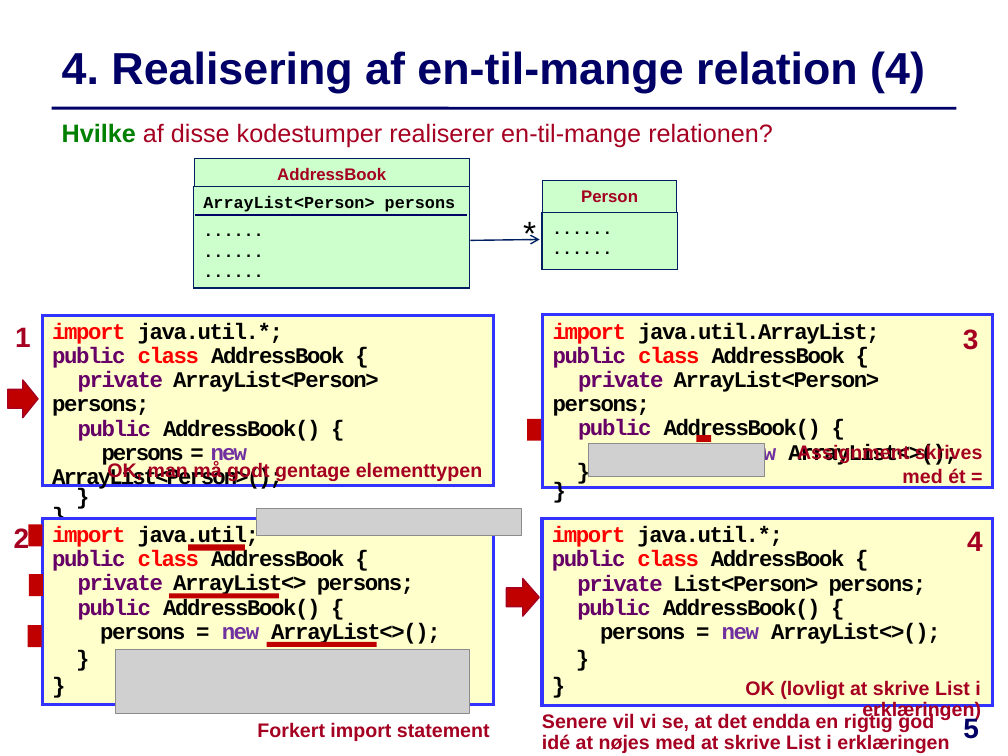
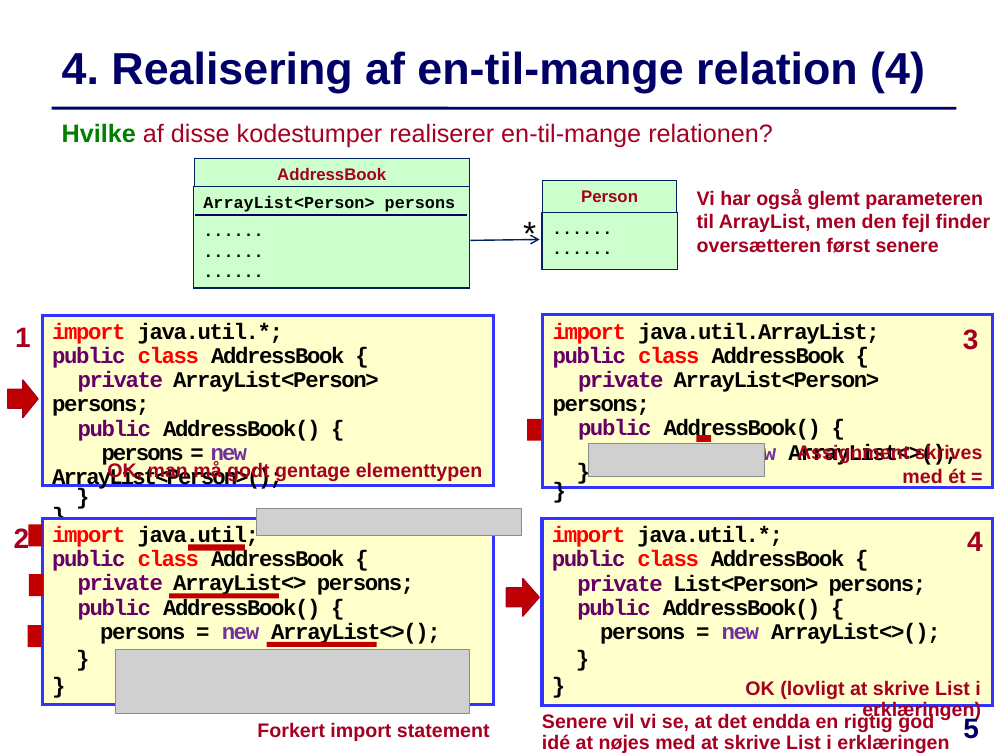
Before and after one commit to IntProgAU/Materiale, a slide deck: slide 5 of web/e22/uge_4a/Quiz-Uge4-Mandag.pptx. Drawn at 1008x756 pixels with LibreOffice and Linux fonts; fonts in the diff are those of the drawing; grey boxes stand for pictures. Boxes give left, top, right and bottom in pixels: in the first picture for what was removed or moved away, otherwise in the second. Text is boxed around its words. In the diff, an @@ line names an element or a change of style, - is before the commit and + after.

```diff
--- a/web/e22/uge_4a/Quiz-Uge4-Mandag.pptx
+++ b/web/e22/uge_4a/Quiz-Uge4-Mandag.pptx
@@ text added at box(697, 189, 990, 253), 14 pt, text #A50021, bold @@
+Vi har også glemt parameteren til ArrayList, men den fejl finder oversætteren først senere
```
